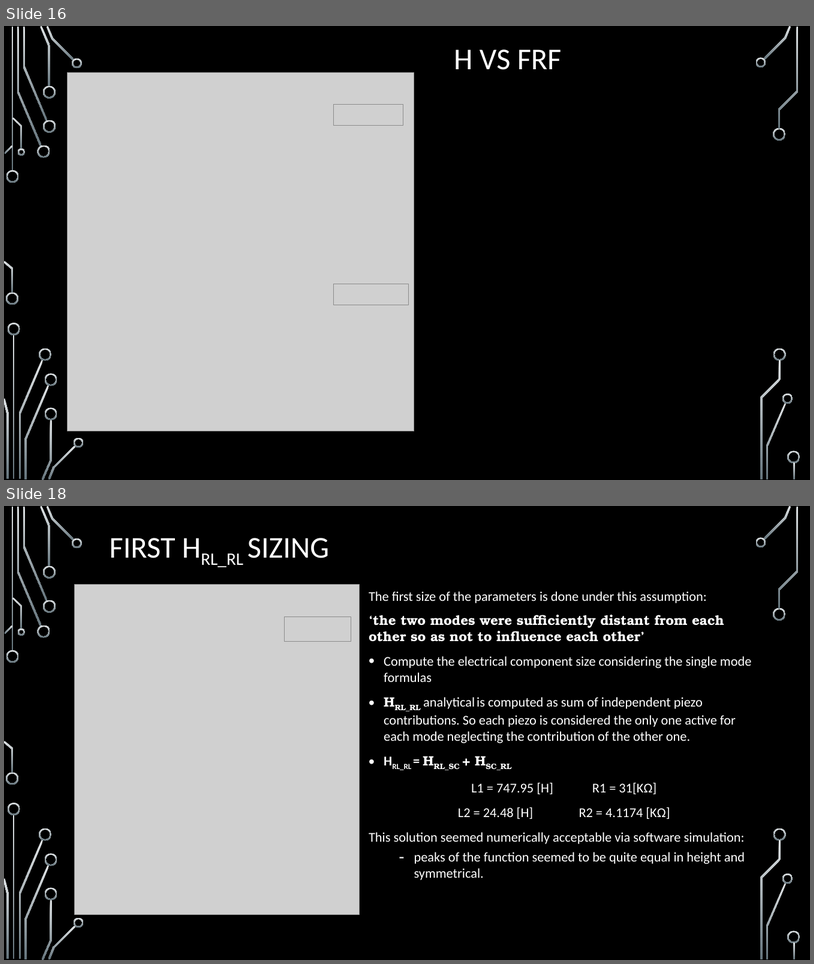
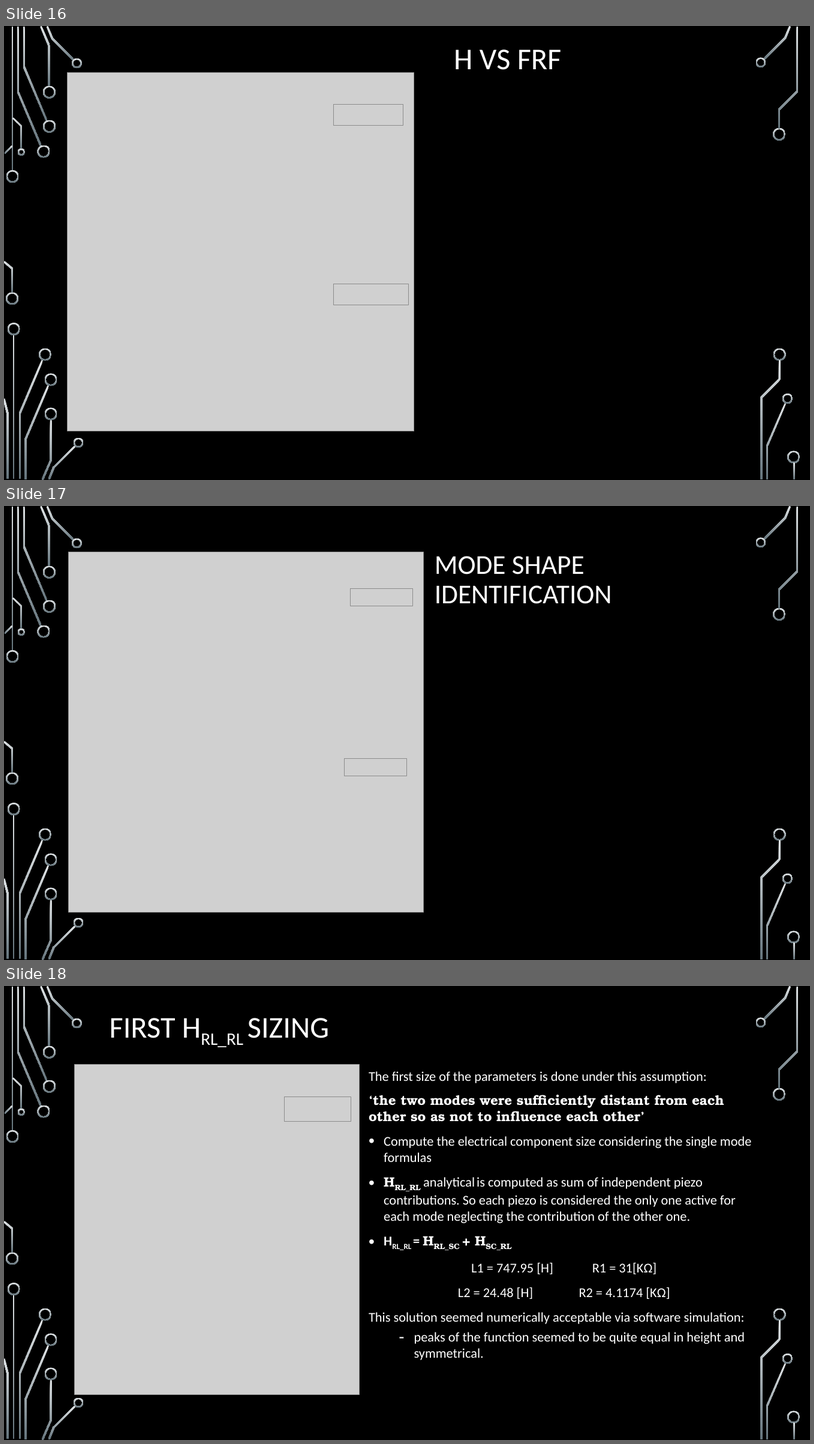
Before and after one commit to elchape99/SSCSA, a slide deck: presentazione_progetto.pptx. Shown one above the other, each under a label of ours: slides 16 and 18 before the commit, slides 16, 17 and 18 after it; the slides between them are not shown. The pictures are 814x964 and 814x1444 pixels, drawn with LibreOffice and Linux fonts; fonts in the diff are those of the drawing; grey boxes stand for pictures; background and template pictures are left out. Boxes give left, top, right and bottom in pixels: in the first picture for what was removed or moved away, otherwise in the second. Text is boxed around its words. In the diff, an @@ line names an element or a change of style, - is before the commit and + after.

```diff
--- a/presentazione_progetto.pptx
+++ b/presentazione_progetto.pptx
@@ slide 17 added at (x1=4, y1=506, x2=810, y2=960), background picture (left out); not listed: 36 template elements that a slide beside it also shows @@
@@ picture added at (x1=69, y1=552, x2=424, y2=912) @@
@@ title added at (x1=435, y1=556, x2=612, y2=604), 32.4 pt, text #FFFFFF @@
+MODE SHAPE
+IDENTIFICATION
@@ picture added at (x1=351, y1=588, x2=413, y2=606) @@
@@ picture added at (x1=345, y1=758, x2=407, y2=776) @@
```
Also in this commit, not shown: 6 slides changed, 1 slide removed, 2 other files.
